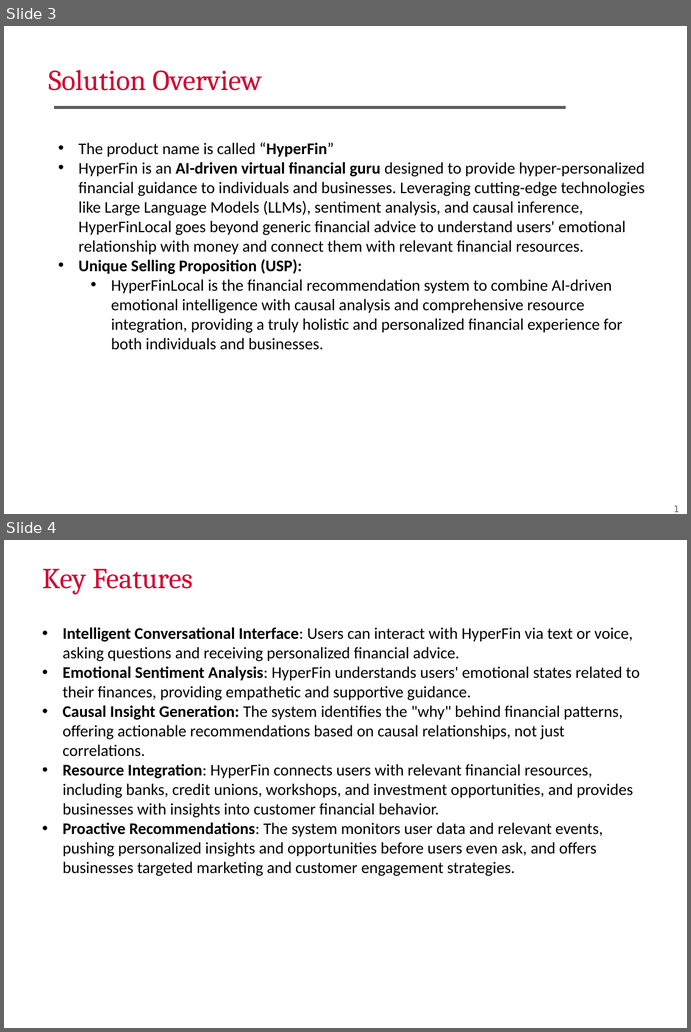
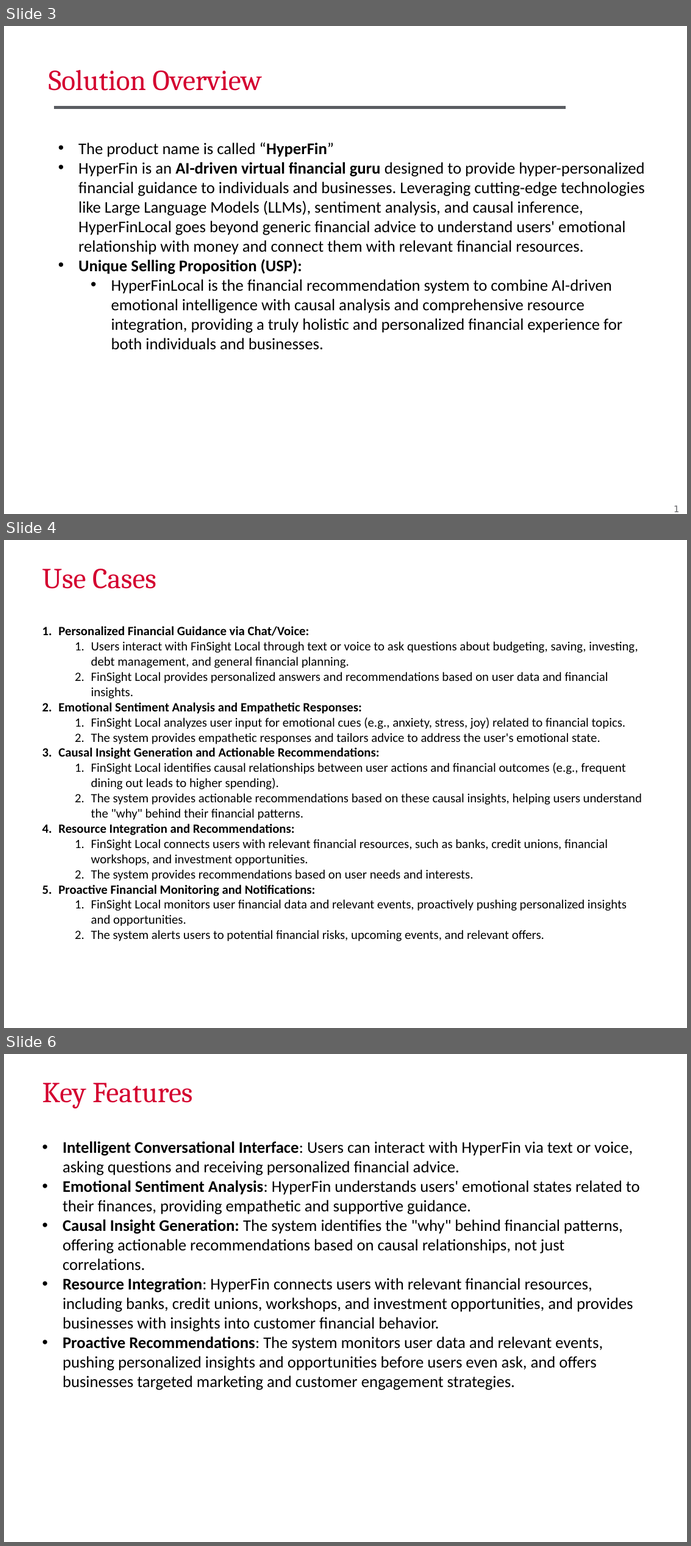
Before and after one commit to ewfx/aidhp-recom-mind, a slide deck: artifacts/demo/Hackathon-2025-RecomMind.pptx. Shown one above the other, each under a label of ours: slides 3 and 4 before the commit, slides 3, 4 and 6 after it; the slides between them are not shown. The pictures are 691x1032 and 691x1546 pixels, drawn with LibreOffice and Linux fonts; fonts in the diff are those of the drawing. Boxes give left, top, right and bottom in pixels: in the first picture for what was removed or moved away, otherwise in the second. Text is boxed around its words. In the diff, an @@ line names an element or a change of style, - is before the commit and + after.

```diff
--- a/artifacts/demo/Hackathon-2025-RecomMind.pptx
+++ b/artifacts/demo/Hackathon-2025-RecomMind.pptx
@@ slide 4 added at <box>4,540,687,1028</box>, background #FFFFFF @@
@@ title added at <box>42,569,156,589</box>, 32 pt, text #D4002F @@
+Use Cases
@@ text added at <box>58,626,642,941</box>, 14 pt, text #000000 @@
+1. Personalized Financial Guidance via Chat/Voice:
+  1. Users interact with FinSight Local through text or voice to ask questions about budgeting, saving, investing, debt management, and general financial planning.
+  2. FinSight Local provides personalized answers and recommendations based on user data and financial insights.
+2. Emotional Sentiment Analysis and Empathetic Responses:
+  1. FinSight Local analyzes user input for emotional cues (e.g., anxiety, stress, joy) related to financial topics.
+  2. The system provides empathetic responses and tailors advice to address the user's emotional state.
+3. Causal Insight Generation and Actionable Recommendations:
+  1. FinSight Local identifies causal relationships between user actions and financial outcomes (e.g., frequent dining out leads to higher spending).
+  2. The system provides actionable recommendations based on these causal insights, helping users understand the "why" behind their financial patterns.
+4. Resource Integration and Recommendations:
+  1. FinSight Local connects users with relevant financial resources, such as banks, credit unions, financial workshops, and investment opportunities.
+  2. The system provides recommendations based on user needs and interests.
+5. Proactive Financial Monitoring and Notifications:
+  1. FinSight Local monitors user financial data and relevant events, proactively pushing personalized insights and opportunities.
+  2. The system alerts users to potential financial risks, upcoming events, and relevant offers.
@@ what was slide 4 is now slide 6 @@
```
Also in this commit, not shown: 1 other slide added.
